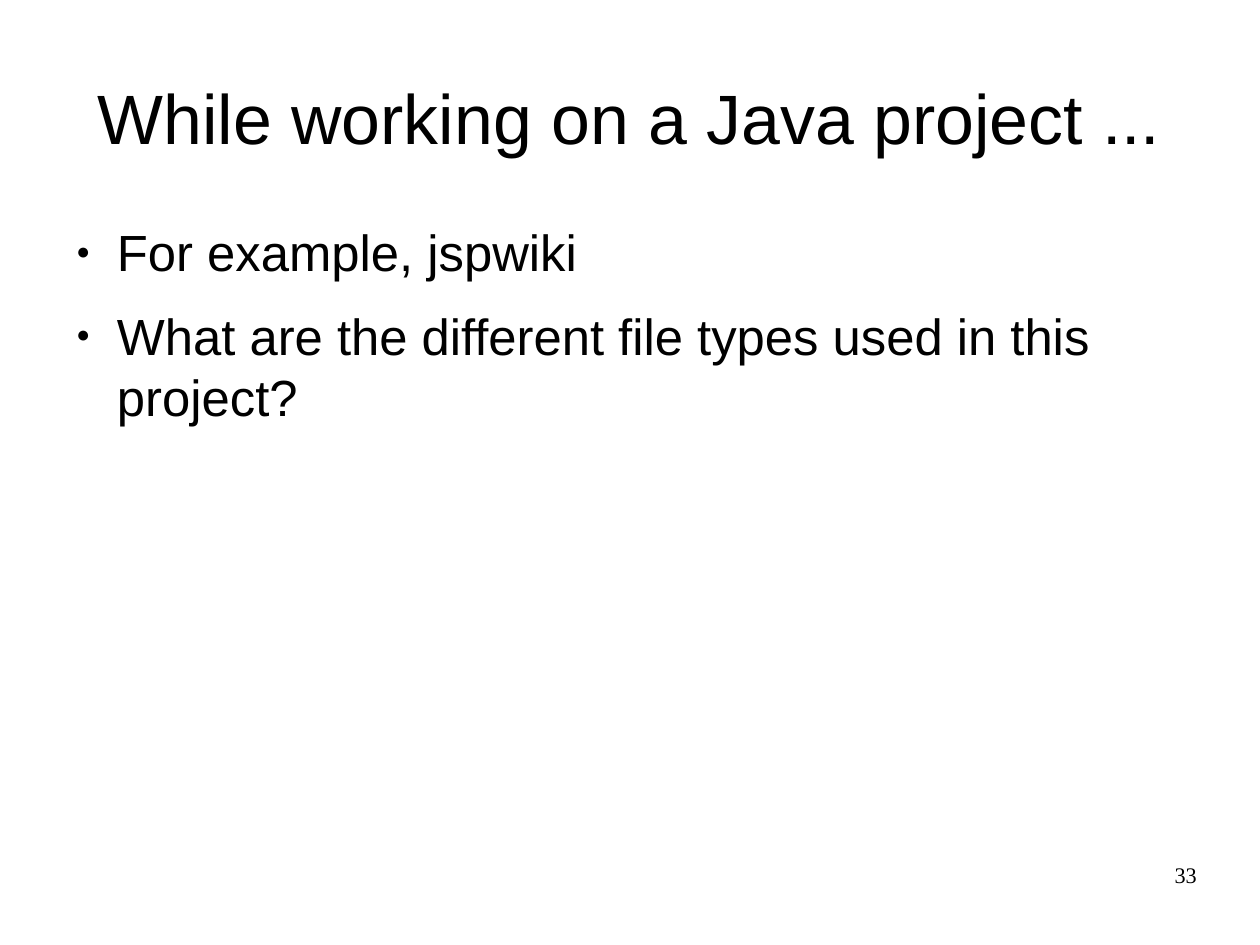
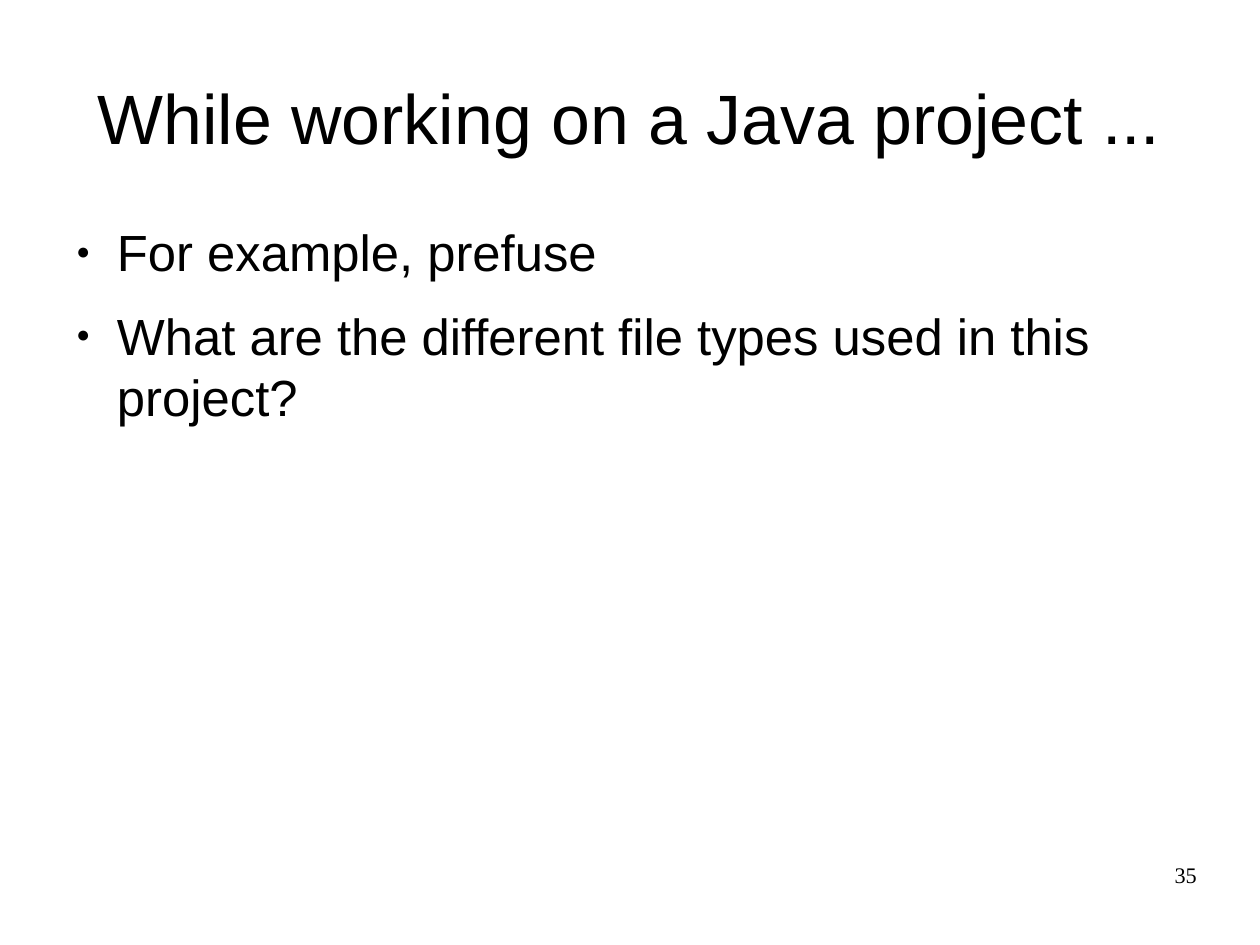
Before and after one commit to cwi-swat/meta-environment, a slide deck: slide 35 of meta-doc/analysis/rascal-slides/rascal-ou.odp (slide 33 before the commit). Drawn at 1260x945 pixels with LibreOffice and Linux fonts; fonts in the diff are those of the drawing; background and template pictures are left out. Boxes give left, top, right and bottom in pixels: in the first picture for what was removed or moved away, otherwise in the second. Text is boxed around its words. In the diff, an @@ line names an element or a change of style, - is before the commit and + after.

Commit message:
Fixed wrong while statement in cheat sheets Various other minor changes

```diff
--- a/meta-doc/analysis/rascal-slides/rascal-ou.odp
+++ b/meta-doc/analysis/rascal-slides/rascal-ou.odp
@@ text at (117, 234, 596, 282): text changed @@
-● For example, jspwiki
+● For example, prefuse
@@ page number at (1175, 868, 1197, 884): text changed @@
-33
+35
```
Also in this commit, not shown: 7 other slides changed, 10 slides added, 2 other files.
